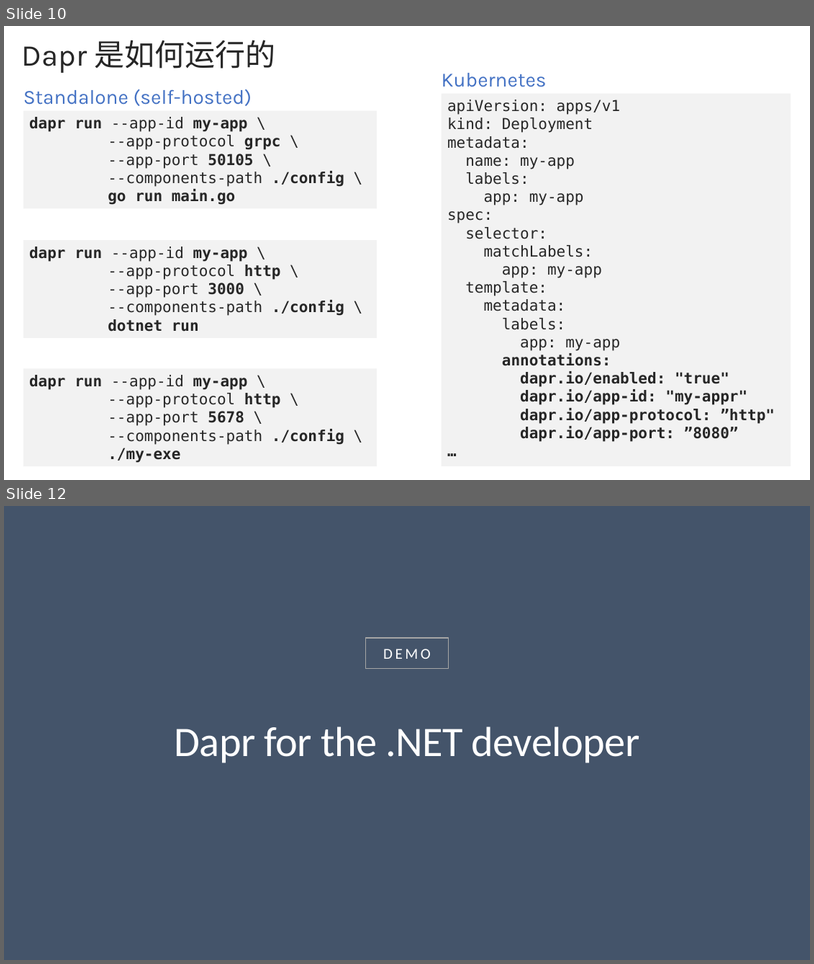
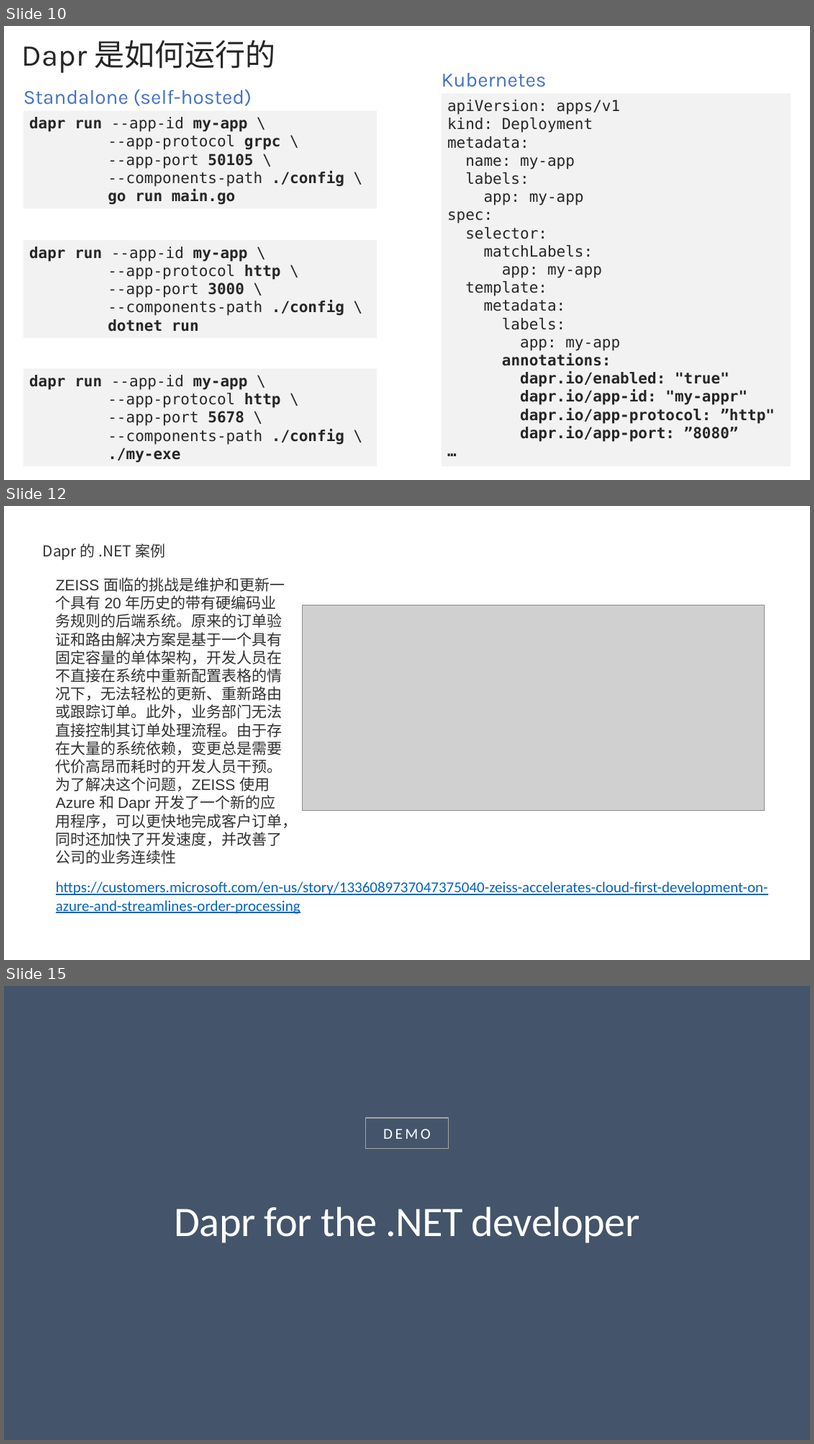
Before and after one commit to geffzhang/TyeDaprDemo, a slide deck: slides.pptx. Shown one above the other, each under a label of ours: slides 10 and 12 before the commit, slides 10, 12 and 15 after it; the slides between them are not shown. The pictures are 814x964 and 814x1444 pixels, drawn with LibreOffice and Linux fonts; fonts in the diff are those of the drawing; grey boxes stand for pictures. Boxes give left, top, right and bottom in pixels: in the first picture for what was removed or moved away, otherwise in the second. Text is boxed around its words. In the diff, an @@ line names an element or a change of style, - is before the commit and + after.

```diff
--- a/slides.pptx
+++ b/slides.pptx
@@ slide 12 added at bbox=[4, 506, 810, 960], background #FFFFFF @@
@@ text added at bbox=[43, 543, 165, 560], 18 pt, text #333333 @@
+Dapr 的 .NET 案例
@@ text added at bbox=[56, 577, 298, 864], 18 pt, text #303030 @@
+ZEISS 面临的挑战是维护和更新一个具有 20 年历史的带有硬编码业务规则的后端系统。原来的订单验证和路由解决方案是基于一个具有固定容量的单体架构，开发人员在不直接在系统中重新配置表格的情况下，无法轻松的更新、重新路由或跟踪订单。此外，业务部门无法直接控制其订单处理流程。由于存在大量的系统依赖，变更总是需要代价高昂而耗时的开发人员干预。为了解决这个问题，ZEISS 使用 Azure 和 Dapr 开发了一个新的应用程序，可以更快地完成客户订单，同时还加快了开发速度，并改善了公司的业务连续性
@@ picture added at bbox=[303, 605, 765, 811] @@
@@ text added at bbox=[56, 881, 769, 914], 18 pt, text #0563C1, underline @@
+https://customers.microsoft.com/en-us/story/1336089737047375040-zeiss-accelerates-cloud-first-development-on-azure-and-streamlines-order-processing
@@ what was slide 12 is now slide 15 @@
```
Also in this commit, not shown: 1 slide changed, 2 other slides added.
